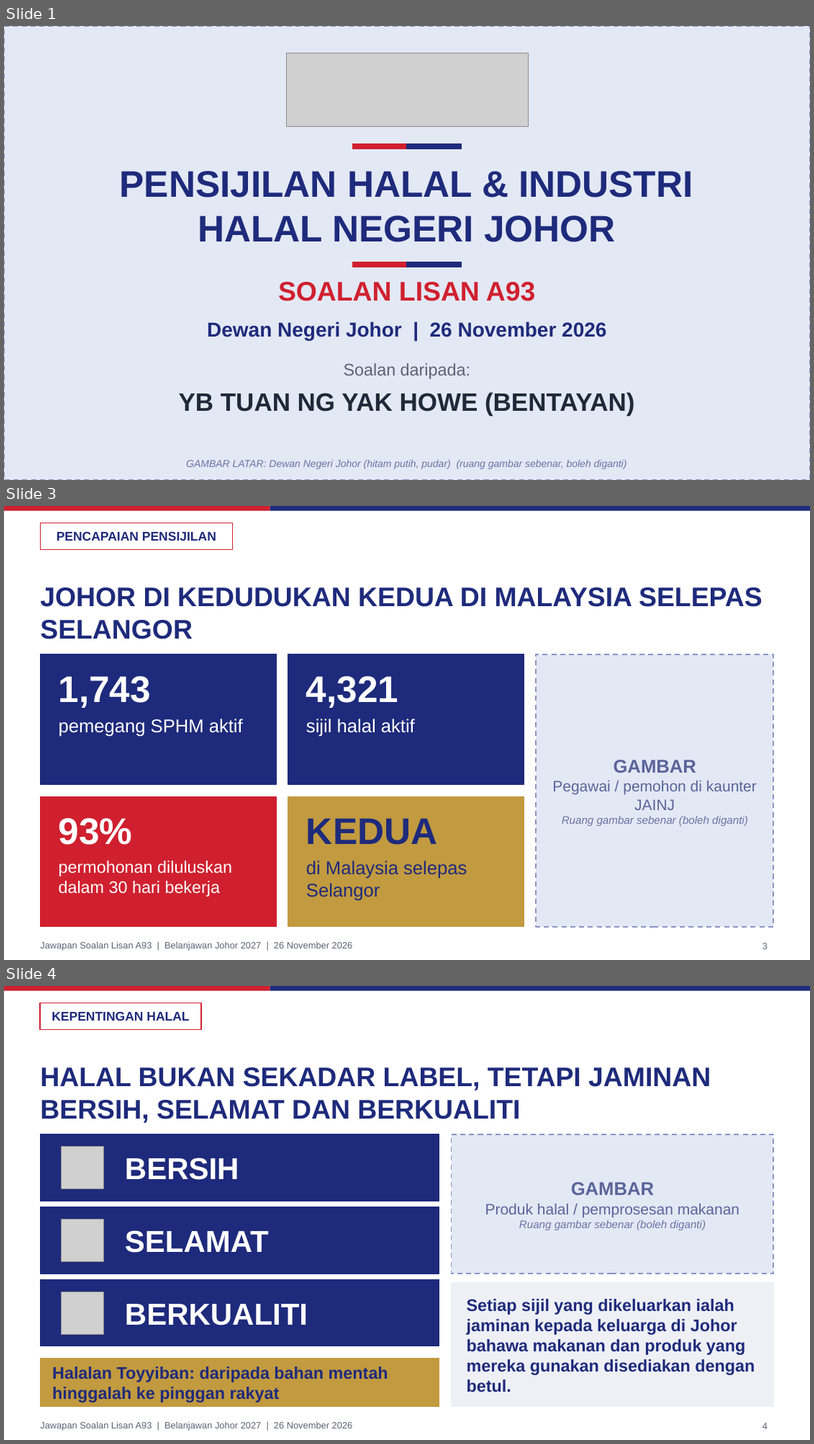
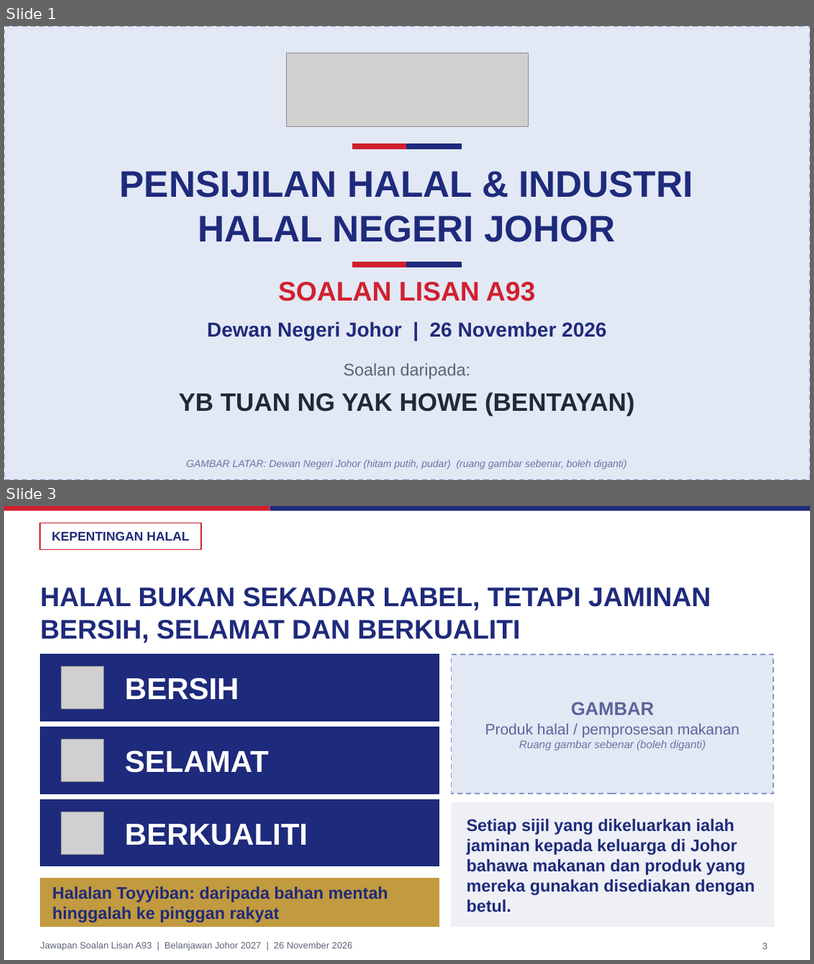
Before and after one commit to nawaljoe/Nawal, a slide deck: slides/A93_Halal_Johor_16x9.pptx. Shown one above the other, each under a label of ours: slides 1, 3 and 4 before the commit, slides 1 and 3 after it; the slides between them are not shown. The pictures are 814x1444 and 814x964 pixels, drawn with LibreOffice and Linux fonts; fonts in the diff are those of the drawing; grey boxes stand for pictures; background and template pictures are left out. Boxes give left, top, right and bottom in pixels: in the first picture for what was removed or moved away, otherwise in the second. Text is boxed around its words. In the diff, an @@ line names an element or a change of style, - is before the commit and + after.

```diff
--- a/slides/A93_Halal_Johor_16x9.pptx
+++ b/slides/A93_Halal_Johor_16x9.pptx
@@ slide 3 removed at bbox=[4, 506, 810, 960], background #FFFFFF; not listed: 3 template elements that a slide beside it also shows @@
@@ rectangle removed at bbox=[40, 523, 233, 549] @@
@@ text removed at bbox=[57, 531, 216, 541] @@
-PENCAPAIAN PENSIJILAN
@@ title removed at bbox=[40, 587, 762, 639] @@
-JOHOR DI KEDUDUKAN KEDUA DI MALAYSIA SELEPAS SELANGOR
@@ rectangle removed at bbox=[40, 654, 276, 784] @@
@@ rectangle removed at bbox=[288, 654, 525, 784] @@
@@ rectangle removed at bbox=[536, 654, 774, 926] @@
@@ text removed at bbox=[59, 676, 151, 708] @@
-1,743
@@ text removed at bbox=[306, 676, 399, 708] @@
-4,321
@@ text removed at bbox=[59, 718, 243, 736] @@
-pemegang SPHM aktif
@@ text removed at bbox=[306, 718, 415, 736] @@
-sijil halal aktif
@@ text removed at bbox=[553, 759, 757, 826] @@
-GAMBAR
-Pegawai / pemohon di kaunter JAINJ
-Ruang gambar sebenar (boleh diganti)
@@ rectangle removed at bbox=[40, 796, 276, 926] @@
@@ rectangle removed at bbox=[288, 796, 525, 926] @@
@@ text removed at bbox=[59, 818, 133, 844] @@
-93%
@@ text removed at bbox=[306, 818, 437, 844] @@
-KEDUA
@@ text removed at bbox=[59, 860, 232, 896] @@
-permohonan diluluskan dalam 30 hari bekerja
@@ text removed at bbox=[306, 860, 467, 901] @@
-di Malaysia selepas Selangor
@@ page number removed at bbox=[763, 942, 768, 949] @@
-3
@@ what was slide 4 is now slide 3 @@
@@ page number at bbox=[763, 942, 768, 949]: text changed @@
-4
+3
```
Also in this commit, not shown: 1 slide changed, 2 other files.
